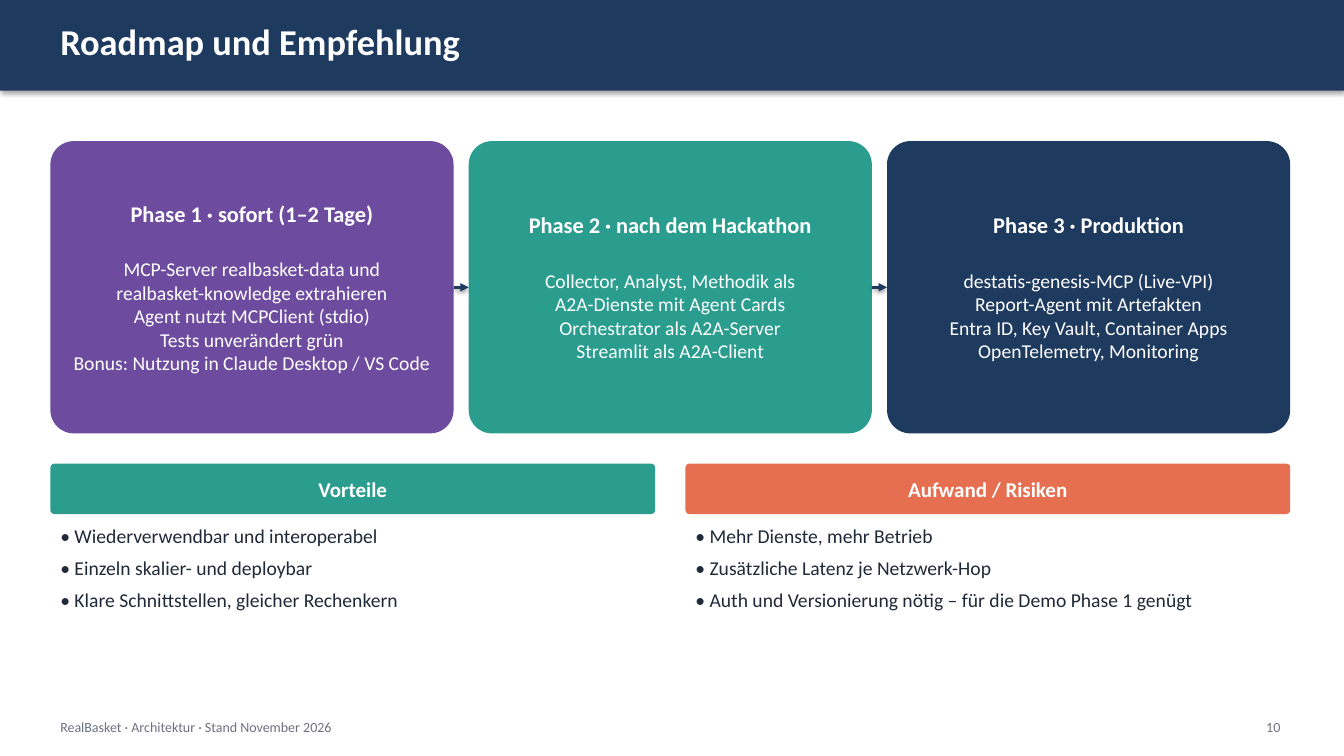
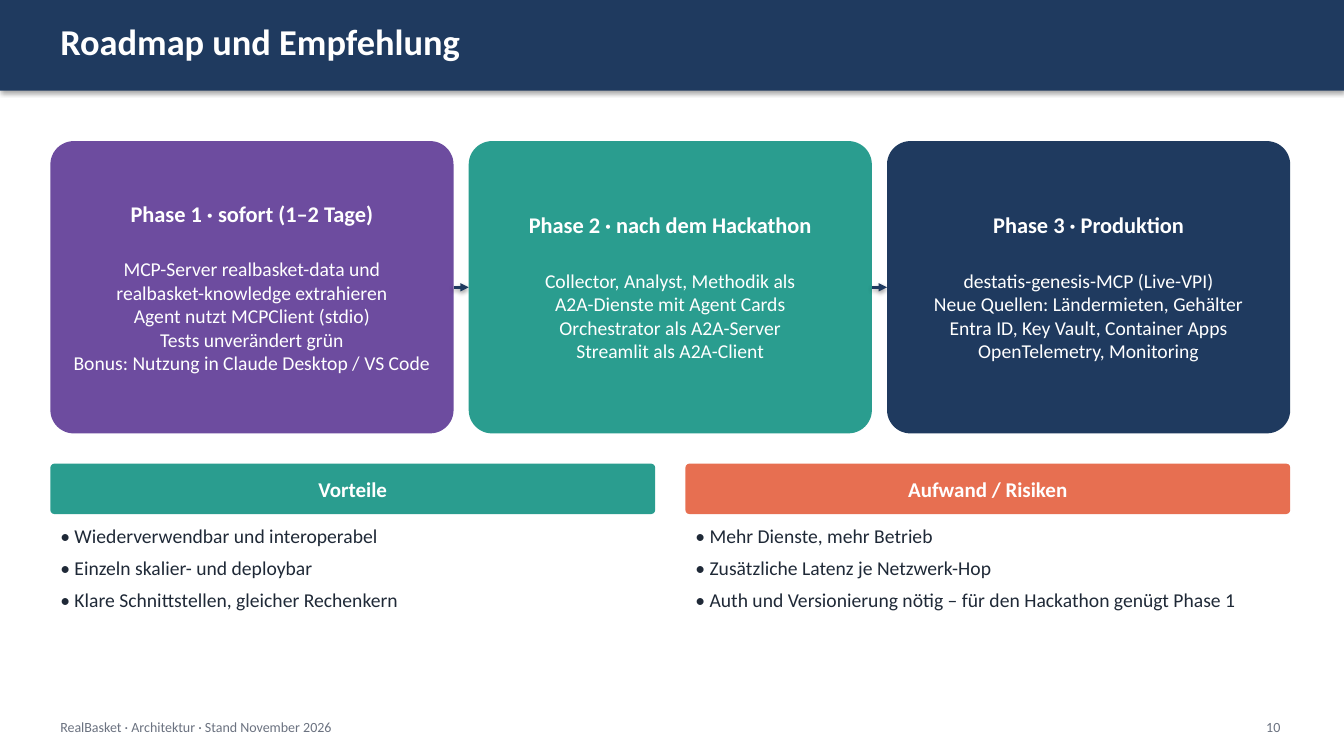
Before and after one commit to ValentinIliu1212/real-basket, a slide deck: slide 10 of docs/architecture/RealBasket_Architektur_Vorschlag_MCP_A2A.pptx. Drawn at 1344x756 pixels with LibreOffice and Linux fonts; fonts in the diff are those of the drawing. Boxes give left, top, right and bottom in pixels: in the first picture for what was removed or moved away, otherwise in the second. Text is boxed around its words. In the diff, an @@ line names an element or a change of style, - is before the commit and + after.

Commit message:
Remove synthetic demo data: real reference data only; regenerate architecture decks

```diff
--- a/docs/architecture/RealBasket_Architektur_Vorschlag_MCP_A2A.pptx
+++ b/docs/architecture/RealBasket_Architektur_Vorschlag_MCP_A2A.pptx
@@ text in rounded rectangle at [934, 297, 1242, 314]: text changed @@
-Report-Agent mit Artefakten
+Neue Quellen: Ländermieten, Gehälter
@@ text at [710, 593, 1235, 611]: text changed @@
-• Auth und Versionierung nötig – für die Demo Phase 1 genügt
+• Auth und Versionierung nötig – für den Hackathon genügt Phase 1
```
Also in this commit, not shown: 6 other slides changed, 28 other files.
